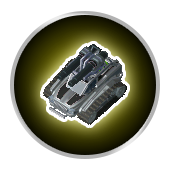
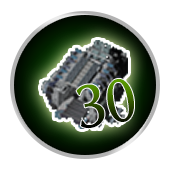
Before/after of a w=170, h=170 layered artwork. What changed in the layer stack:
renamed "15" to "30", showed it, painted on it over <box>76,77,134,129</box>
showed "Layer 26", painted on it over <box>41,39,128,129</box>
hid "Layer 95" over <box>43,44,127,125</box>
showed "Ellipse 1" over <box>14,15,156,155</box>
hid "Ellipse 1 copy 2" over <box>14,15,156,155</box>
